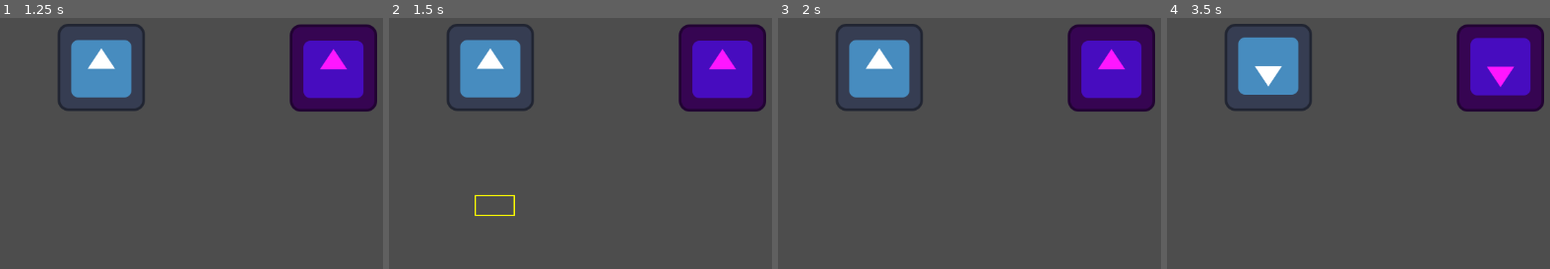
Above: before the commit, frames 1-4 (left to right).
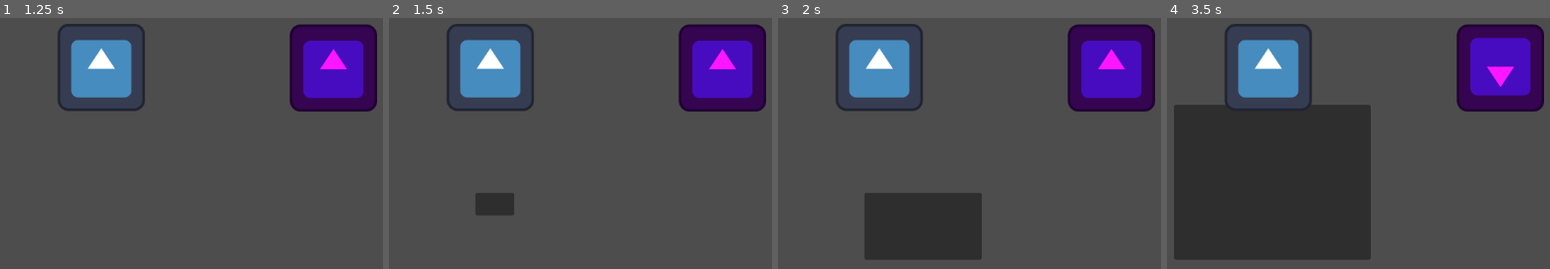
Above: after the commit, the same moments.

Repository: ColeW-Picaro/mini-rts
Game: Godot game, scene res://game.tscn
Two runs of this game, one before a commit and one after it. Both use one fixed random seed, a clock stepped at 60 frames per second and the inputs below. The engine's default icon, where the game draws it, is replaced by a stand-in: a white triangle on a blue panel in a dark square.
Inputs (mouse positions are in pixels of both pictures, inside the frame that each line leads up to):
- Up to frame 1 (1.25 s): tap Enter at 0.5 s; move the mouse to (outside the picture) at 0.52 s; click (outside the picture) at 0.6 s
- Up to frame 2 (1.5 s): tap Space at 1.25 s; drag from (473, 193) to (591, 258) at 1.27 s
- Up to frame 3 (2 s): no input
- Up to frame 4 (3.5 s): move the mouse to (1488, 73) at 2.02 s; click (1488, 73) at 2.1 s; tap Enter at 2.75 s; drag from (1369, 258) to (1174, 105) at 2.77 s

Frame 1 is identical in both runs. In frame 2, 0.9% of the frame differs, in the area x 22-33%, y 69-79%; in frame 3, 8.0%; in frame 4, 32%, in the area x 1-54%, y 7-97%.

Commit message:
remake select box

Diff:
--- a/game.tscn
+++ b/game.tscn
@@ -15,7 +15,7 @@
 position = Vector2(1, 0)
 script = ExtResource("1_rql4g")
 
-[node name="SelectBox" type="Node2D" parent="."]
+[node name="SelectBox" type="Panel" parent="."]
 script = ExtResource("1_h7saj")
 
 [node name="Unit" type="CharacterBody2D" parent="."]
--- a/project.godot
+++ b/project.godot
@@ -18,3 +18,11 @@
 [autoload]
 
 Global="*res://global.gd"
+
+[input]
+
+LeftClick={
+"deadzone": 0.5,
+"events": [Object(InputEventMouseButton,"resource_local_to_scene":false,"resource_name":"","device":-1,"window_id":0,"alt_pressed":false,"shift_pressed":false,"ctrl_pressed":false,"meta_pressed":false,"button_mask":0,"position":Vector2(0, 0),"global_position":Vector2(0, 0),"factor":1.0,"button_index":1,"canceled":false,"pressed":false,"double_click":false,"script":null)
+]
+}
--- a/select_box.gd
+++ b/select_box.gd
@@ -1,32 +1,39 @@
-extends Node2D
+extends Control
 class_name SelectBox
 
-var dragging = false;
+var isDragging = false;
 var selected_units = [];
-var drag_start = Vector2.ZERO;
-var drag_end = Vector2.ZERO
+var start = Vector2.ZERO;
+var end = Vector2.ZERO
+var mouse_pos = Vector2.ZERO
+var global_mouse_pos = Vector2.ZERO
 var select_rect = RectangleShape2D.new();
 
+func _process(delta):
+	if Input.is_action_just_pressed("LeftClick"):
+		isDragging = true
+		start = global_mouse_pos
+		global_mouse_pos = get_global_mouse_position()
+		pass
+	if isDragging:
+		end = global_mouse_pos
+		draw_select_box()
+		pass
+	if Input.is_action_just_released("LeftClick"):
+		isDragging = false
+		end = global_mouse_pos
+		select_units()
+		pass
+
 func _unhandled_input(event):
-	if event is InputEventMouseButton and event.button_index == MOUSE_BUTTON_LEFT:
-		if event.pressed:
-			# Later check if there's no command being issued
-			dragging = true
-			drag_start = event.position
-		# If the mouse is released and is dragging, stop dragging
-		elif dragging:
-			dragging = false
-			queue_redraw()
-			drag_end = event.position
-			select_rect.extents = abs(drag_end - drag_start)
-			select_units()
+	if event is InputEventMouse:
+		mouse_pos = event.position
+		global_mouse_pos = get_global_mouse_position()
 
-	if event is InputEventMouseMotion and dragging:
-		queue_redraw()
-
-func _draw():
-	if dragging:
-		draw_rect(Rect2(drag_start, get_global_mouse_position() - drag_start), Color.YELLOW, false, 2.0)
+func draw_select_box():
+	self.size = Vector2(abs(start.x - end.x), abs(start.y - end.y)) * int(isDragging)
+	self.position = Vector2(min(start.x, end.x), min(start.y, end.y))
+	#draw_rect(Rect2(drag_start, mouse_pos - drag_start), Color.YELLOW, false, 2.0)
 
 
 func select_units():
@@ -35,7 +42,7 @@
 	var query = PhysicsShapeQueryParameters2D.new()
 	query.shape = select_rect
 	query.collision_mask = 2  # Units are on collision layer 2
-	query.transform = Transform2D(0, abs(drag_end + drag_start) / 2)
+	query.transform = Transform2D(0, abs(end + start) / 2)
 
 	var old_selected_units = selected_units
 	var new_selected_units = space.intersect_shape(query)
